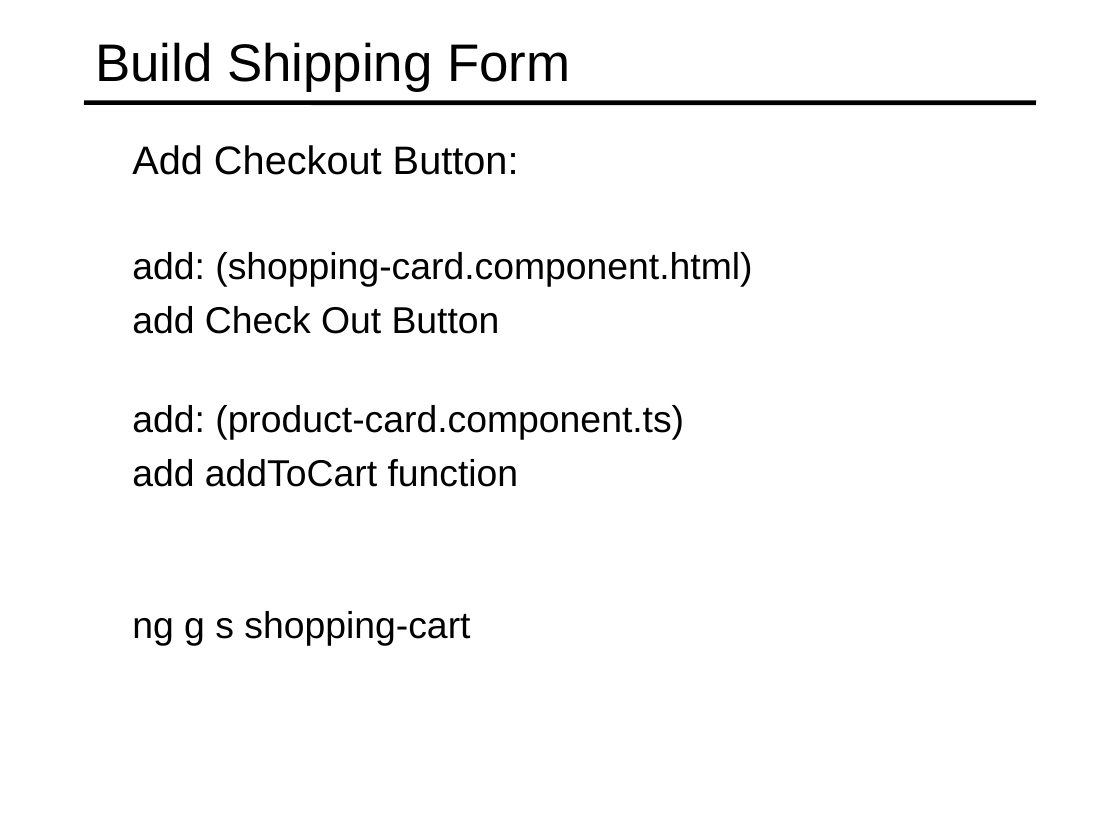
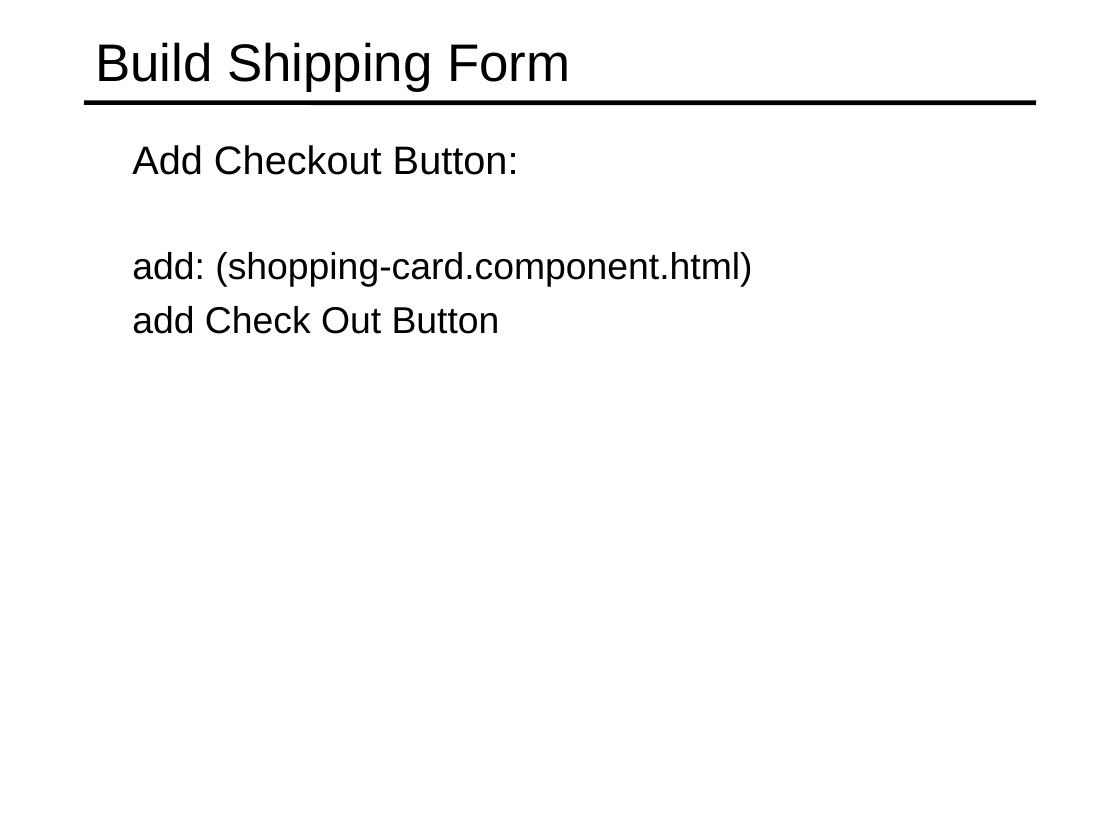
Before and after one commit to specter01wj/Jago_Link_Training, a slide deck: slide 3 of Angular/Angular7/Angular Advanced Course/Project/22.Project_Check Out Module/L6_Project_Check Out Module.ppt. Drawn at 1120x840 pixels with LibreOffice and Linux fonts; fonts in the diff are those of the drawing. Boxes give left, top, right and bottom in pixels: in the first picture for what was removed or moved away, otherwise in the second. Text is boxed around its words. In the diff, an @@ line names an element or a change of style, - is before the commit and + after.

Commit message:
11/04/2019 v1

```diff
--- a/Angular/Angular7/Angular Advanced Course/Project/22.Project_Check Out Module/L6_Project_Check Out Module.ppt
+++ b/Angular/Angular7/Angular Advanced Course/Project/22.Project_Check Out Module/L6_Project_Check Out Module.ppt
@@ text removed at <box>132,405,684,487</box> @@
-  add: (product-card.component.ts)
-  add addToCart function
@@ text removed at <box>132,611,470,645</box> @@
-  ng g s shopping-cart
```
Also in this commit, not shown: 1 slide added.
